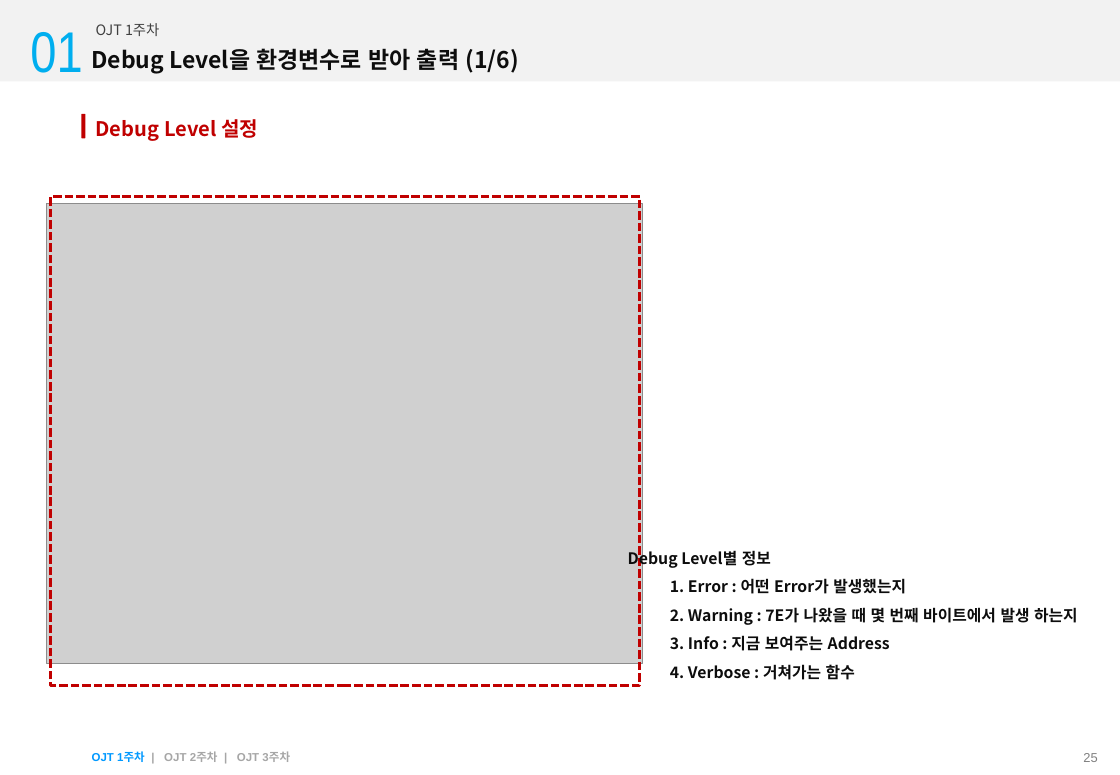
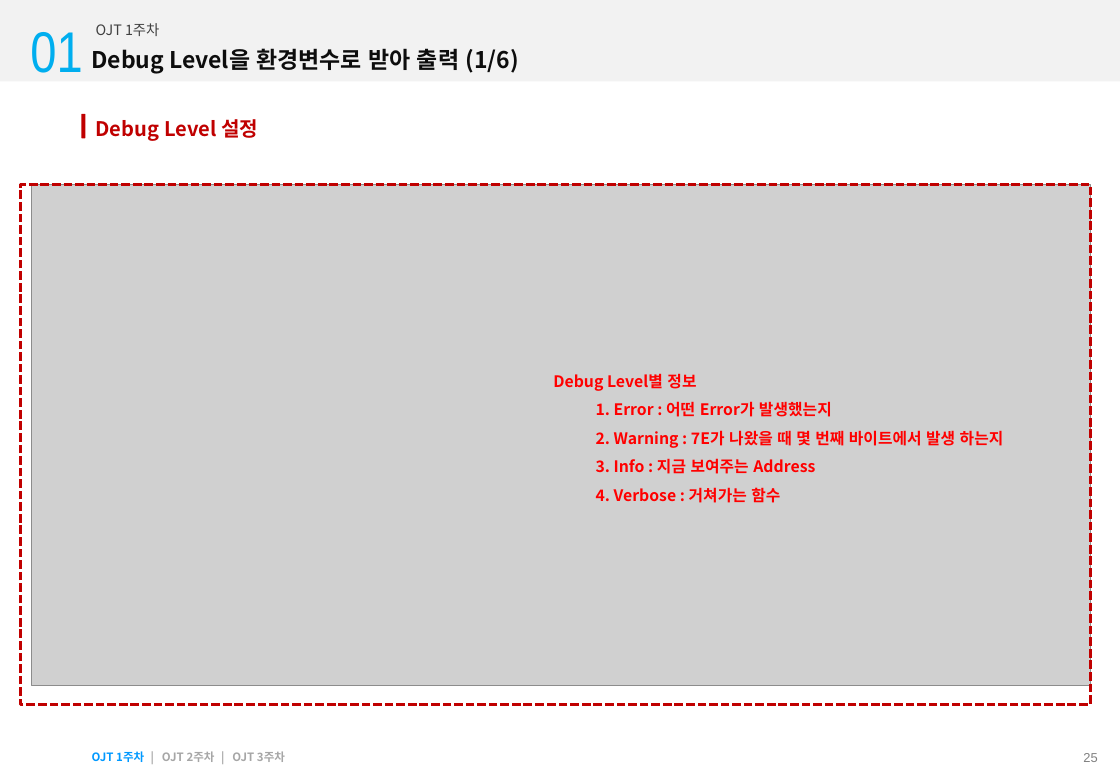
Before and after one commit to cupidljh/job_manual, a slide deck: slide 25 of OJT Seminar.pptx. Drawn at 1120x775 pixels with LibreOffice and Linux fonts; fonts in the diff are those of the drawing; grey boxes stand for pictures; background and template pictures are left out. Boxes give left, top, right and bottom in pixels: in the first picture for what was removed or moved away, otherwise in the second. Text is boxed around its words. In the diff, an @@ line names an element or a change of style, - is before the commit and + after.

Commit message:
bitbake error
bitbake error

```diff
--- a/OJT Seminar.pptx
+++ b/OJT Seminar.pptx
@@ rectangle: place and size @@
-rectangle at [51,196,640,686]
+rectangle at [21,185,1091,705]
@@ picture: place and size @@
-picture at [47,204,642,664]
+picture at [32,185,1091,686]
@@ text "Debug Level별 정보": place and size @@
-text "Debug Level별 정보" at [628,548,1078,680]
+text "Debug Level별 정보" at [553,373,1004,503]
@@ text "Debug Level별 정보" at [553,373,1004,503]: text colour #0D0D0D to #FF0000 @@
@@ text "OJT 1주차 | OJT 2주차 ..." at [92,751,285,762]: font Arial to Noto Sans CJK KR @@
```
Also in this commit, not shown: 5 other slides changed, 6 other files.
